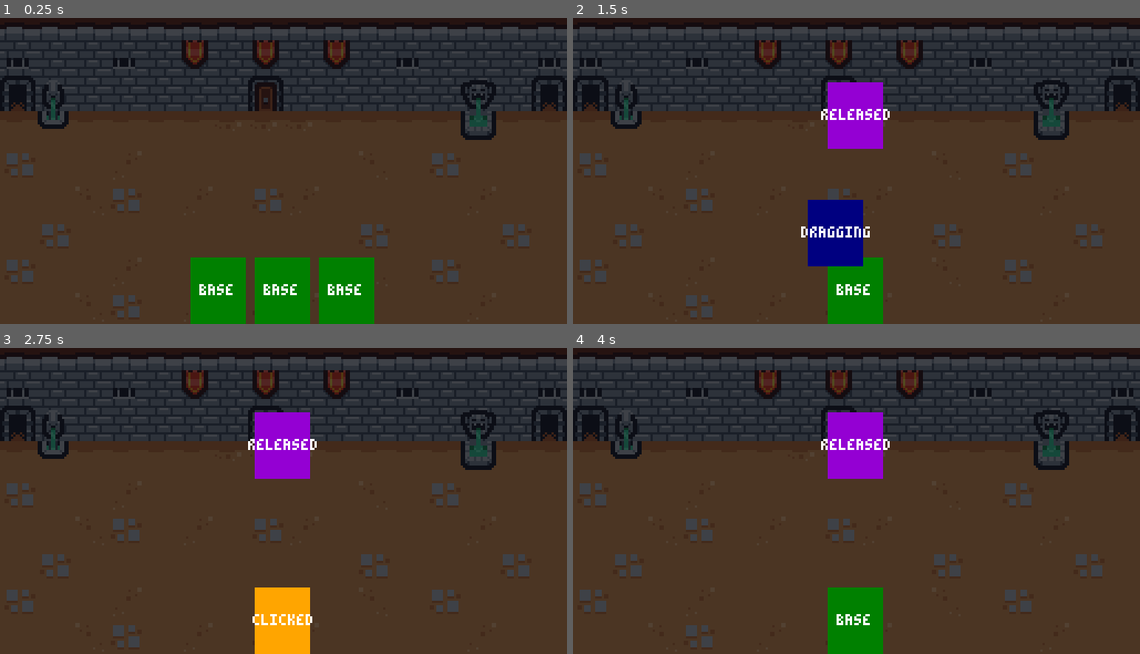
Above: before the commit, frames 1-4 (two rows, left to right).
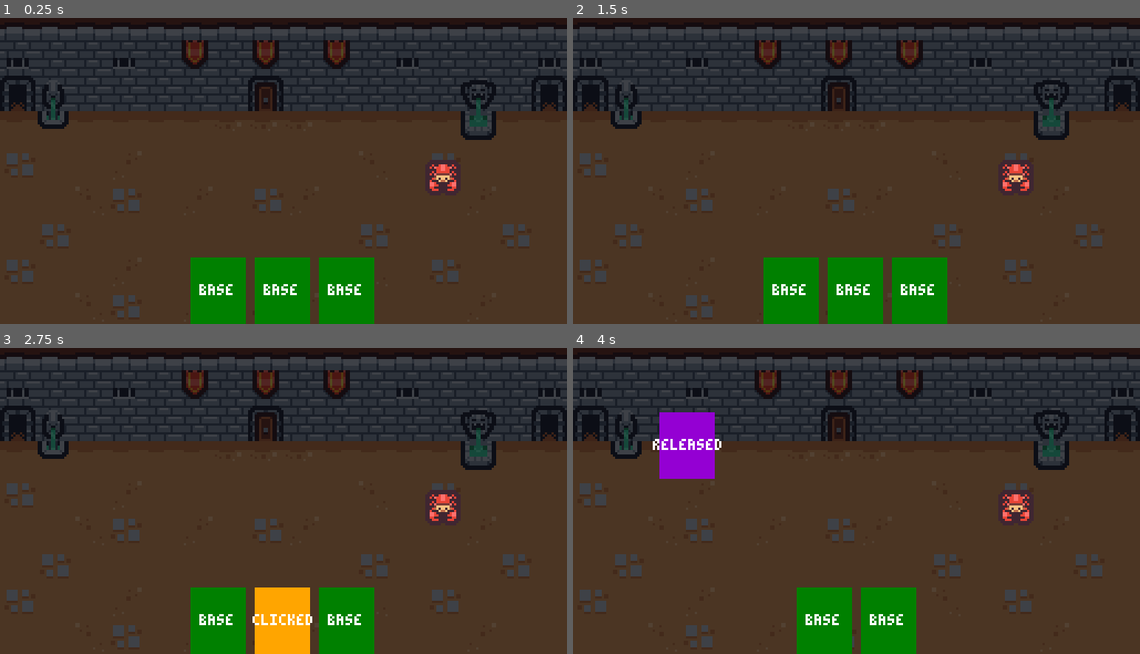
Above: after the commit, the same moments.

Repository: an3wworldfool/Sts-Clone
Game: Godot game, scene res://scenes/battle/battle.tscn
Same seed, same stepped clock (60 frames per second), same inputs: the game is played once before the commit and once after it.
Inputs (mouse positions are in pixels of both pictures, inside the frame that each line leads up to):
- Up to frame 1 (0.25 s): no input
- Up to frame 2 (1.5 s): tap Enter at 0.5 s; drag from (788, 290) to (856, 115) at 0.52 s; drag from (822, 290) to (856, 115) at 1.27 s
- Up to frame 3 (2.75 s): move the mouse to (283, 620) at 2.02 s; press the mouse at (283, 620) at 2.03 s; right-click (283, 620) at 2.3 s
- Up to frame 4 (4 s): release the mouse at (856, 620) at 2.75 s; tap Space at 2.75 s; drag from (856, 445) to (686, 445) at 2.77 s; drag from (856, 445) to (856, 620) at 3.52 s

The runs differ from the first frame. In frame 1, 0.3% of the frame differs, in the area x 75-81%, y 46-57%; in frame 2, 8.9%, in the area x 33-81%, y 21-100%; in frame 3, 6.7%; in frame 4, 7.6%.

Commit message:
Added a targeting system

Diff:
--- /dev/null
+++ b/characters/warrior/cards/warrior_axe_attack.tres
@@ -0,0 +1,9 @@
+[gd_resource type="Resource" script_class="Card" load_steps=2 format=3 uid="uid://gsjim0qlfv57"]
+
+[ext_resource type="Script" path="res://custom_resources/card.gd" id="1_dmy07"]
+
+[resource]
+script = ExtResource("1_dmy07")
+id = "warrior_axe_attack"
+type = 0
+target = 1
--- /dev/null
+++ b/characters/warrior/cards/warrior_block.tres
@@ -0,0 +1,9 @@
+[gd_resource type="Resource" script_class="Card" load_steps=2 format=3 uid="uid://cq8miq7qs3ikr"]
+
+[ext_resource type="Script" path="res://custom_resources/card.gd" id="1_444x8"]
+
+[resource]
+script = ExtResource("1_444x8")
+id = "warrior_block"
+type = 1
+target = 0
--- /dev/null
+++ b/custom_resources/card.gd
@@ -0,0 +1,12 @@
+class_name Card
+extends Resource
+
+enum Type {ATTACK, SKILL, POWER}
+
+enum Target {SELF, SINGLE_ENEMY, ALL_ENEMIES, EVERYONE}
+@export var id: String
+@export var type: Type
+@export var target: Target
+
+func is_single_targeted() -> bool:
+	return target == Target.SINGLE_ENEMY
--- /dev/null
+++ b/global/events.gd
@@ -0,0 +1,4 @@
+extends Node
+# Card related events
+signal card_aim_started(card_ui: CardUI)
+signal card_aim_ended(card_ui: CardUI)
--- a/project.godot
+++ b/project.godot
@@ -14,6 +14,10 @@
 run/main_scene="res://scenes/battle/battle.tscn"
 config/features=PackedStringArray("4.2", "Forward Plus")
 config/icon="res://icon.png"
+
+[autoload]
+
+Events="*res://global/events.gd"
 
 [display]
 
@@ -40,6 +44,7 @@
 
 2d_physics/layer_1="card_target_selector"
 2d_physics/layer_2="card_drop_area"
+2d_physics/layer_3="enemies"
 
 [rendering]
 
--- a/scenes/battle/battle.tscn
+++ b/scenes/battle/battle.tscn
@@ -1,16 +1,22 @@
-[gd_scene load_steps=5 format=3 uid="uid://bthbp32op0afk"]
+[gd_scene load_steps=10 format=3 uid="uid://bthbp32op0afk"]
 
 [ext_resource type="Texture2D" uid="uid://cp4iq5fd6j8be" path="res://art/background.png" id="1_3w251"]
+[ext_resource type="Texture2D" uid="uid://1u3b3hwqd8yh" path="res://art/tile_0110.png" id="2_cmyxl"]
 [ext_resource type="PackedScene" uid="uid://cmniv8mnam6j2" path="res://scenes/card_ui/card_ui.tscn" id="2_expns"]
 [ext_resource type="Script" path="res://scenes/ui/hand.gd" id="2_srhxj"]
+[ext_resource type="PackedScene" uid="uid://hmee4jnjvjd6" path="res://scenes/card_target_selector/card_target_selector.tscn" id="3_kt6ie"]
+[ext_resource type="Resource" uid="uid://gsjim0qlfv57" path="res://characters/warrior/cards/warrior_axe_attack.tres" id="5_yjj8j"]
+[ext_resource type="Resource" uid="uid://cq8miq7qs3ikr" path="res://characters/warrior/cards/warrior_block.tres" id="6_e7ule"]
 
 [sub_resource type="RectangleShape2D" id="RectangleShape2D_kxycp"]
 size = Vector2(256, 100)
 
+[sub_resource type="RectangleShape2D" id="RectangleShape2D_ewpgt"]
+
 [node name="Battle" type="Node2D"]
 metadata/_edit_lock_ = true
 
-[node name="Sprite2D" type="Sprite2D" parent="."]
+[node name="Background" type="Sprite2D" parent="."]
 modulate = Color(0.321569, 0.321569, 0.321569, 1)
 texture = ExtResource("1_3w251")
 centered = false
@@ -22,6 +28,19 @@
 [node name="CollisionShape2D" type="CollisionShape2D" parent="CardDropArea"]
 position = Vector2(128, 50)
 shape = SubResource("RectangleShape2D_kxycp")
+debug_color = Color(0, 0.6, 0.701961, 0.207843)
+
+[node name="Enemy" type="Area2D" parent="."]
+position = Vector2(200, 78)
+collision_layer = 4
+
+[node name="Sprite2D" type="Sprite2D" parent="Enemy"]
+texture = ExtResource("2_cmyxl")
+
+[node name="CollisionShape2D" type="CollisionShape2D" parent="Enemy"]
+shape = SubResource("RectangleShape2D_ewpgt")
+
+[node name="CardTargetSelector" parent="." instance=ExtResource("3_kt6ie")]
 
 [node name="BattleUI" type="CanvasLayer" parent="." groups=["ui_layer"]]
 
@@ -41,9 +60,12 @@
 
 [node name="CardUI" parent="BattleUI/Hand" instance=ExtResource("2_expns")]
 layout_mode = 2
+card = ExtResource("5_yjj8j")
 
 [node name="CardUI2" parent="BattleUI/Hand" instance=ExtResource("2_expns")]
 layout_mode = 2
+card = ExtResource("5_yjj8j")
 
 [node name="CardUI3" parent="BattleUI/Hand" instance=ExtResource("2_expns")]
 layout_mode = 2
+card = ExtResource("6_e7ule")
--- /dev/null
+++ b/scenes/card_target_selector/card_arc.tscn
@@ -0,0 +1,10 @@
+[gd_scene load_steps=2 format=3 uid="uid://dttgqrr7r7fbh"]
+
+[sub_resource type="Curve" id="Curve_ihba6"]
+min_value = 0.2
+_data = [Vector2(0.0316901, 0.201994), 0.0, 0.0, 0, 0, Vector2(0.764085, 0.909211), 0.0, 0.0, 0, 0, Vector2(0.996479, 0.211078), 0.0, 0.0, 0, 0]
+point_count = 3
+
+[node name="CardArc" type="Line2D"]
+width = 4.0
+width_curve = SubResource("Curve_ihba6")
--- /dev/null
+++ b/scenes/card_target_selector/card_target_selector.gd
@@ -0,0 +1,69 @@
+extends Node2D
+
+const ARC_POINTS := 8
+
+@onready var area_2d : Area2D = $Area2D
+@onready var card_arc: Line2D = $CanvasLayer/CardArc
+
+var current_card: CardUI
+var targeting := false
+
+func _ready() -> void:
+	Events.card_aim_started.connect(_on_card_aim_started)
+	Events.card_aim_ended.connect(_on_card_aim_ended)
+
+func _process(delta:float) -> void:
+	if not targeting:
+		return
+
+	area_2d.position = get_local_mouse_position()
+	card_arc.points = _get_points()
+
+func _get_points() -> Array:
+	var points := []
+	var start := current_card.global_position
+	start.x += (current_card.size.x/2)
+	var target := get_local_mouse_position()
+	var distance := (target - start)
+
+	for i in range(ARC_POINTS):
+		var t := (1.0/ARC_POINTS) * i
+		var x := start.x + (distance.x/ARC_POINTS) * i
+		var y := start.y + ease_out_cubic(t) * distance.y
+		points.append(Vector2(x,y))
+
+	points.append(target)
+	return points
+
+func ease_out_cubic(number:float) -> float:
+	return 1.0 - pow(1.0 - number, 3.0)
+
+func _on_card_aim_started(card: CardUI) -> void:
+	if not card.card.is_single_targeted():
+		return
+
+	targeting = true
+	area_2d.monitoring = true
+	area_2d.monitorable = true
+	current_card = card
+
+func _on_card_aim_ended(_card: CardUI) -> void:
+	targeting = false
+	card_arc.clear_points()
+	area_2d.position = Vector2.ZERO
+	area_2d.monitoring = false
+	area_2d.monitorable = false
+	current_card = null
+
+func _on_area2d_area_entered(area:Area2D) -> void:
+	if not current_card or not targeting:
+		return
+
+	if not current_card.targets.has(area):
+		current_card.targets.append(area)
+
+func _on_area_2d_area_exited(area:Area2D) -> void:
+	if not current_card or not targeting:
+		return
+
+	current_card.targets.erase(area)
--- /dev/null
+++ b/scenes/card_target_selector/card_target_selector.tscn
@@ -0,0 +1,26 @@
+[gd_scene load_steps=4 format=3 uid="uid://hmee4jnjvjd6"]
+
+[ext_resource type="Script" path="res://scenes/card_target_selector/card_target_selector.gd" id="1_abup3"]
+[ext_resource type="PackedScene" uid="uid://dttgqrr7r7fbh" path="res://scenes/card_target_selector/card_arc.tscn" id="1_d6lmm"]
+
+[sub_resource type="RectangleShape2D" id="RectangleShape2D_b3hh7"]
+size = Vector2(4, 4)
+
+[node name="CardTargetSelector" type="Node2D"]
+script = ExtResource("1_abup3")
+
+[node name="Area2D" type="Area2D" parent="."]
+collision_mask = 4
+monitoring = false
+monitorable = false
+
+[node name="CollisionShape2D" type="CollisionShape2D" parent="Area2D"]
+shape = SubResource("RectangleShape2D_b3hh7")
+
+[node name="CanvasLayer" type="CanvasLayer" parent="."]
+layer = 2
+
+[node name="CardArc" parent="CanvasLayer" instance=ExtResource("1_d6lmm")]
+
+[connection signal="area_entered" from="Area2D" to="." method="_on_area2d_area_entered"]
+[connection signal="area_exited" from="Area2D" to="." method="_on_area_2d_area_exited"]
--- /dev/null
+++ b/scenes/card_ui/card_states/card_aiming_state.gd
@@ -0,0 +1,28 @@
+extends CardState
+
+const MOUSE_Y_SNAPBACK_THRESHOLD := 138
+
+func enter() -> void:
+	card_ui.color.color = Color.WEB_PURPLE
+	card_ui.state.text = "AIMING"
+	card_ui.targets.clear()
+
+	var offset := Vector2(card_ui.parent.size.x/2,-card_ui.size.y/2)
+	offset.x -= card_ui.size.x/2
+	card_ui.animate_to_position(card_ui.parent.global_position + offset, 0.2)
+	card_ui.drop_point_detector.monitoring = false
+
+	Events.card_aim_started.emit(card_ui)
+
+func exit() -> void:
+	Events.card_aim_ended.emit(card_ui)
+
+func on_input(event: InputEvent) -> void:
+	var mouse_motion := event is InputEventMouseMotion
+	var mouse_at_bottom := card_ui.get_global_mouse_position().y > MOUSE_Y_SNAPBACK_THRESHOLD
+
+	if(mouse_motion and mouse_at_bottom) or event.is_action_pressed("right_mouse"):
+		transition_requested.emit(self, CardState.State.BASE)
+	elif event.is_action_released("left_mouse") or event.is_action_pressed("left_mouse"):
+		get_viewport().set_input_as_handled()
+		transition_requested.emit(self, CardState.State.RELEASED)
--- a/scenes/card_ui/card_states/card_base_state.gd
+++ b/scenes/card_ui/card_states/card_base_state.gd
@@ -4,6 +4,8 @@
 func enter() -> void:
 	if not card_ui.is_node_ready():
 		await card_ui.ready
+	if card_ui.tween and card_ui.tween.is_running():
+		card_ui.tween.kill()
 
 	card_ui.reparent_requested.emit(card_ui)
 	card_ui.color.color = Color.WEB_GREEN
--- a/scenes/card_ui/card_states/card_dragging_state.gd
+++ b/scenes/card_ui/card_states/card_dragging_state.gd
@@ -17,15 +17,20 @@
 	threshold_timer.timeout.connect(func(): minimum_drag_time_elapsed=true)
 
 func on_input(event: InputEvent) -> void:
+	var single_targeted := card_ui.card.is_single_targeted()
 	var mouse_motion := event is InputEventMouseMotion
 	var cancel = event.is_action_pressed("right_mouse")
 	var confirm = event.is_action_released("left_mouse") or event.is_action_pressed("left_mouse")
+
+	if single_targeted and mouse_motion and card_ui.targets.size() > 0:
+		transition_requested.emit(self, CardState.State.AIMING)
+		return
 
 	if mouse_motion:
 		card_ui.global_position = card_ui.get_global_mouse_position() - card_ui.pivot_offset
 
 	if cancel:
 		transition_requested.emit(self, CardState.State.BASE)
-	elif confirm:
+	elif minimum_drag_time_elapsed and confirm:
 		get_viewport().set_input_as_handled()
 		transition_requested.emit(self, CardState.State.RELEASED)
--- a/scenes/card_ui/card_ui.gd
+++ b/scenes/card_ui/card_ui.gd
@@ -2,6 +2,8 @@
 extends Control
 
 signal reparent_requested(which_card_ui:CardUI)
+
+@export var card: Card
 
 @onready var color: ColorRect = $Color
 @onready var state: Label = $State
@@ -9,11 +11,18 @@
 @onready var card_state_machine: CardStateMachine = $CardStateMachine as CardStateMachine
 @onready var targets: Array[Node] = []
 
+var parent: Control
+var tween: Tween
+
 func _ready() -> void:
 	card_state_machine.init(self)
 
 func _input(event: InputEvent) -> void:
 	card_state_machine.on_input(event)
+
+func animate_to_position(new_position: Vector2, duration: float) -> void:
+	tween = create_tween().set_trans(Tween.TRANS_CIRC).set_ease(Tween.EASE_OUT)
+	tween.tween_property(self, "global_position", new_position, duration)
 
 func _on_gui_input(event: InputEvent) -> void:
 	card_state_machine.on_gui_input(event)
--- a/scenes/card_ui/card_ui.tscn
+++ b/scenes/card_ui/card_ui.tscn
@@ -7,6 +7,7 @@
 [ext_resource type="Script" path="res://scenes/card_ui/card_states/card_clicked_state.gd" id="5_qafob"]
 [ext_resource type="Script" path="res://scenes/card_ui/card_states/card_dragging_state.gd" id="6_1eiqf"]
 [ext_resource type="Script" path="res://scenes/card_ui/card_states/card_released_state.gd" id="7_0jog4"]
+[ext_resource type="Script" path="res://scenes/card_ui/card_states/card_aiming_state.gd" id="8_5ann0"]
 
 [sub_resource type="RectangleShape2D" id="RectangleShape2D_qv8hd"]
 size = Vector2(25, 30)
@@ -72,6 +73,10 @@
 script = ExtResource("7_0jog4")
 state = 4
 
+[node name="CardAimingState" type="Node" parent="CardStateMachine"]
+script = ExtResource("8_5ann0")
+state = 3
+
 [connection signal="gui_input" from="." to="." method="_on_gui_input"]
 [connection signal="mouse_entered" from="." to="." method="_on_mouse_entered"]
 [connection signal="mouse_exited" from="." to="." method="_on_mouse_exited"]
--- a/scenes/ui/hand.gd
+++ b/scenes/ui/hand.gd
@@ -6,7 +6,9 @@
 func _ready():
 	for child in get_children():
 		var card_ui := child as CardUI
+		card_ui.parent = self
 		card_ui.reparent_requested.connect(_on_card_ui_reparent_requested)
+
 # Called every frame. 'delta' is the elapsed time since the previous frame.
 func _on_card_ui_reparent_requested(child: CardUI) -> void:
 	child.reparent(self)
Not shown: 1 places in scenes/card_ui/card_ui.tscn that only renumber resources
